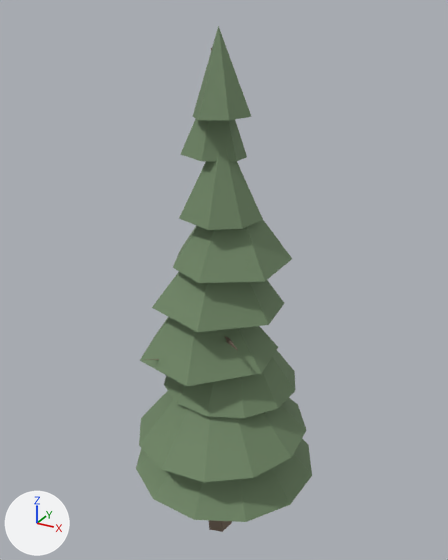
An edit to the FBX model clients/unity/UnityGameClient/Assets/Art/Models/conifer/conifer_LOD1.fbx, drawn before and after from the same camera.
The view is the same before and after, from a 50 mm lens placed at (5.91, -10.71, 12.3), pointed at (-0.15, 0.31, 6.79). Every picture has the same lights, and +X, +Y and +Z are marked at lower left. The picture after the commit comes second.

The first picture shows 'conifer_LOD1'.
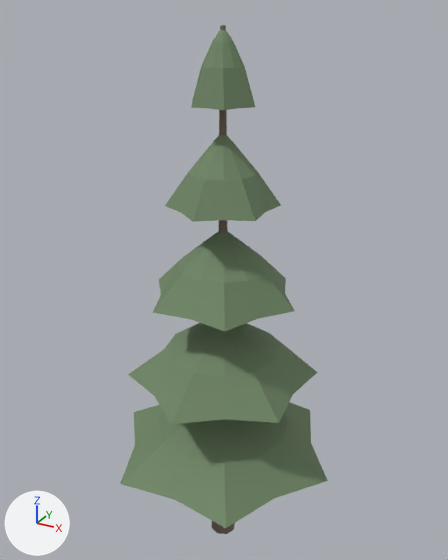
Boxes [x1, y1, x2, y2] around the edits, measured in the pictures (448 x 560 px):
'conifer_LOD1', reshaped, turned
    before: [136, 26, 312, 532]
    after: [120, 25, 328, 534]
part 1 of me_cone_015, deleted
    before: [136, 26, 312, 522]
part 2 of me_cone_015, reshaped
    before: [209, 48, 232, 532]
    after: [120, 25, 328, 534]

What the commit changed:
me_cone_015 is used by ob_conifer_lod1; location (0.0, 0.0, 0.0).
me_cone_015 had 111 vertices, 159 faces and spanned x -2.15..2.16, y -2.12..2.12, z 0.0..12.0.
me_cone_015 now has 237 vertices, 356 faces and spans x -2.67..2.67, y 0.0..12.0, z -2.31..2.31.
me_cone_015 part 1: 14 loose pieces with 104 vertices, spanning x -2.15..2.16, y -2.12..2.12, z 2.22..12.0, are deleted.
Part 2, on me_cone_015:
7 vertices are removed from x -0.46..0.16, y -0.3..0.31, z 0.0..11.62.
10 faces are deleted.
237 vertices are added at x -2.67..2.67, y 0.0..12.0, z -2.31..2.31.
56 new faces join them, mat_m_bark_dry (brown #7c6c5d).
300 new faces join them, mat_m_needle_conifer (greyish green #6f8665).
Object 'conifer_LOD1' (ob_conifer_lod1) turns from (0, 0, 0) to (90, 0, 0) degrees about x, y and z.
